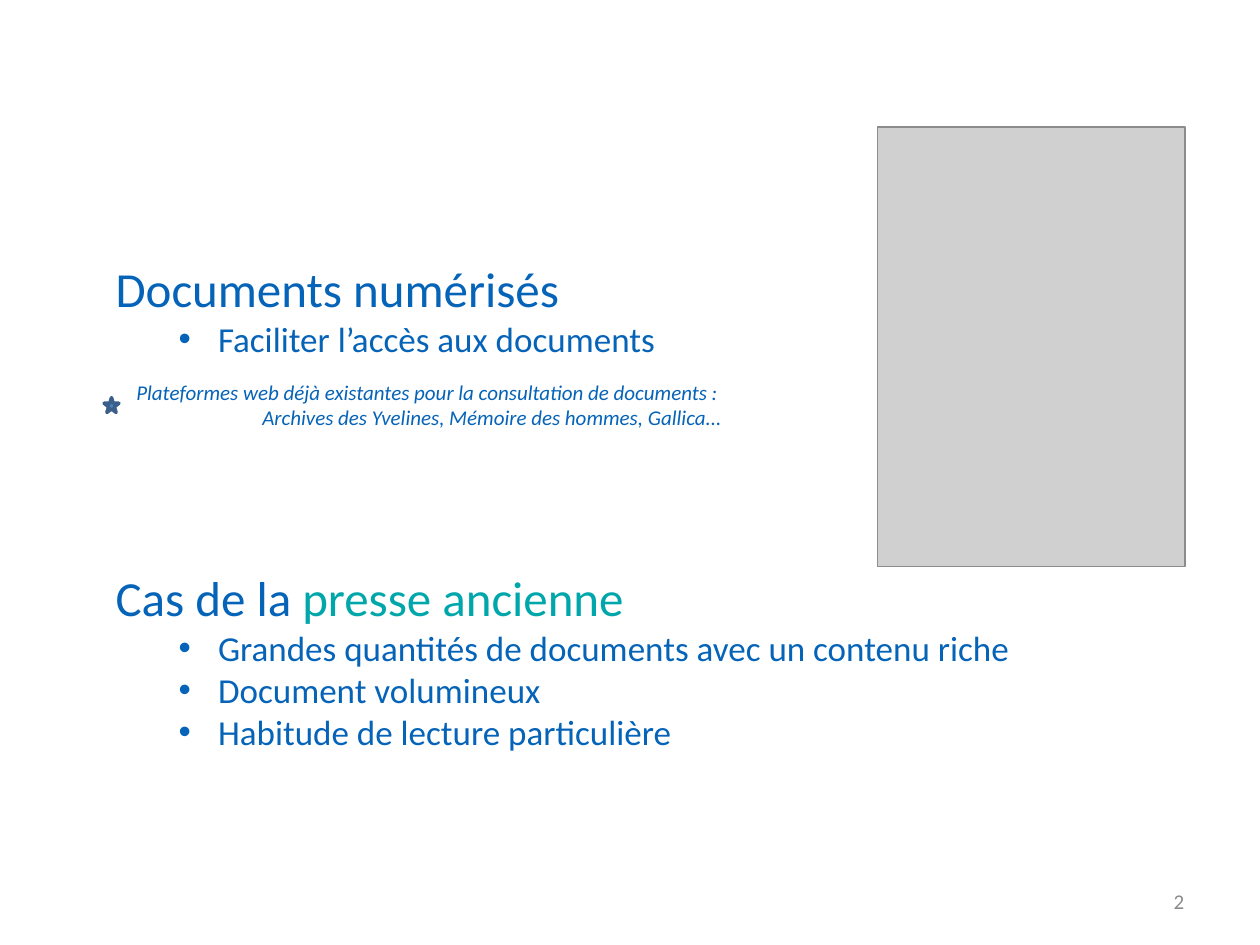
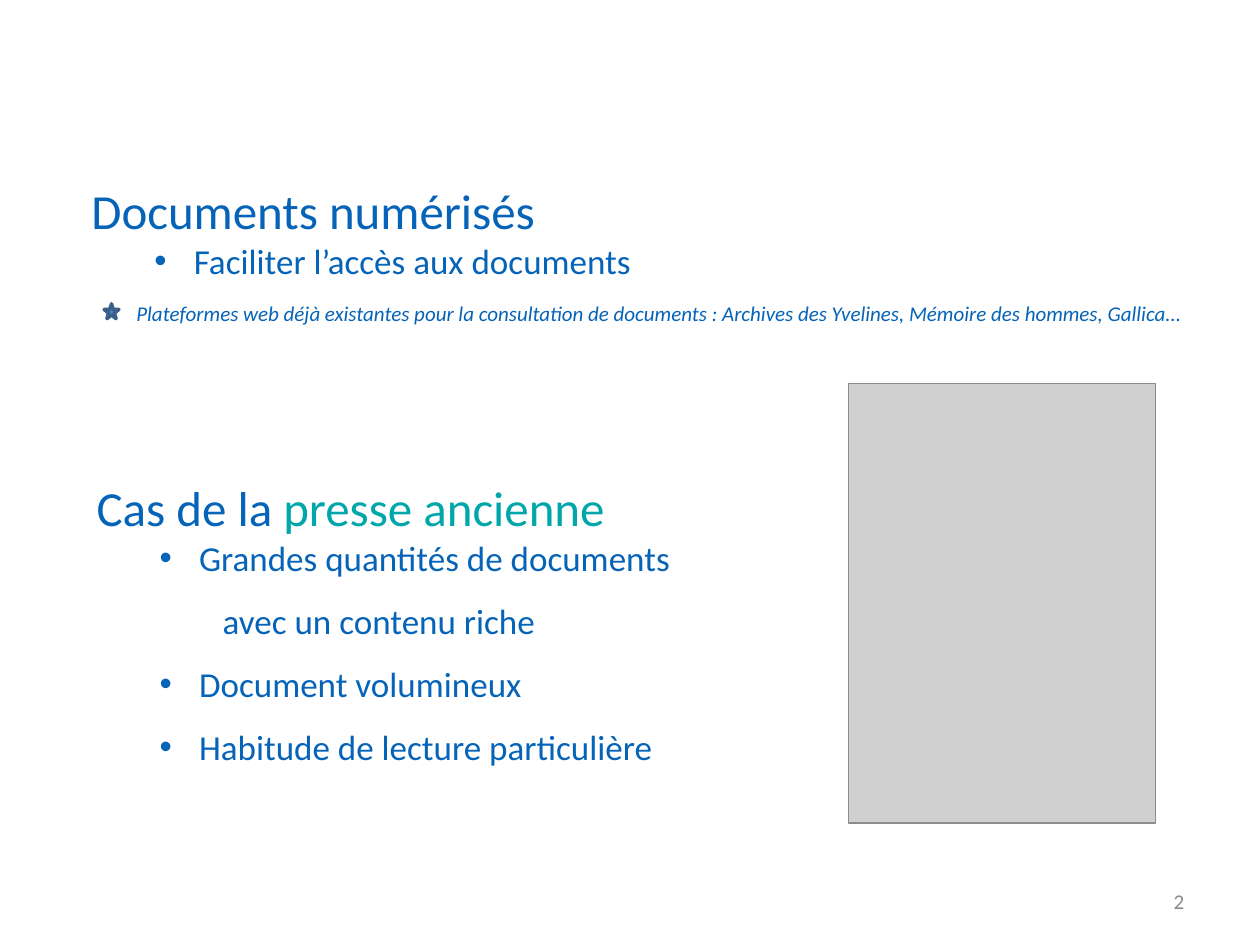
Before and after one commit to Romcol/Gutemberg-rapports, a slide deck: slide 2 of defense/1_project/powerpoint.pptx. Drawn at 1260x945 pixels with LibreOffice and Linux fonts; fonts in the diff are those of the drawing; grey boxes stand for pictures; background and template pictures are left out. Boxes give left, top, right and bottom in pixels: in the first picture for what was removed or moved away, otherwise in the second. Text is boxed around its words. In the diff, an @@ line names an element or a change of style, - is before the commit and + after.

```diff
--- a/defense/1_project/powerpoint.pptx
+++ b/defense/1_project/powerpoint.pptx
@@ text "Documents numérisés" moved from (x1=116, y1=273, x2=655, y2=353) to (x1=91, y1=195, x2=631, y2=275) @@
@@ star moved from (x1=105, y1=398, x2=120, y2=413) to (x1=105, y1=304, x2=120, y2=319) @@
@@ text at (x1=136, y1=306, x2=1182, y2=325): text changed @@
-Plateformes web déjà existantes pour la consultation de documents :
-Archives des Yvelines, Mémoire des hommes, Gallica...
+Plateformes web déjà existantes pour la consultation de documents : Archives des Yvelines, Mémoire des hommes, Gallica...
@@ picture moved from (x1=877, y1=127, x2=1184, y2=567) to (x1=848, y1=383, x2=1155, y2=823) @@
@@ text "Cas de la presse ancienne" moved from (x1=116, y1=582, x2=1009, y2=751) to (x1=97, y1=492, x2=670, y2=766) @@
@@ text at (x1=199, y1=546, x2=670, y2=635): text changed @@
-  • Grandes quantités de documents avec un contenu riche
+  • Grandes quantités de documents
+    avec un contenu riche
@@ text at (x1=199, y1=672, x2=652, y2=766): line spacing 1 to 1.5 @@
```
Also in this commit, not shown: 7 other slides changed, 1 slide added, 2 slides removed.
